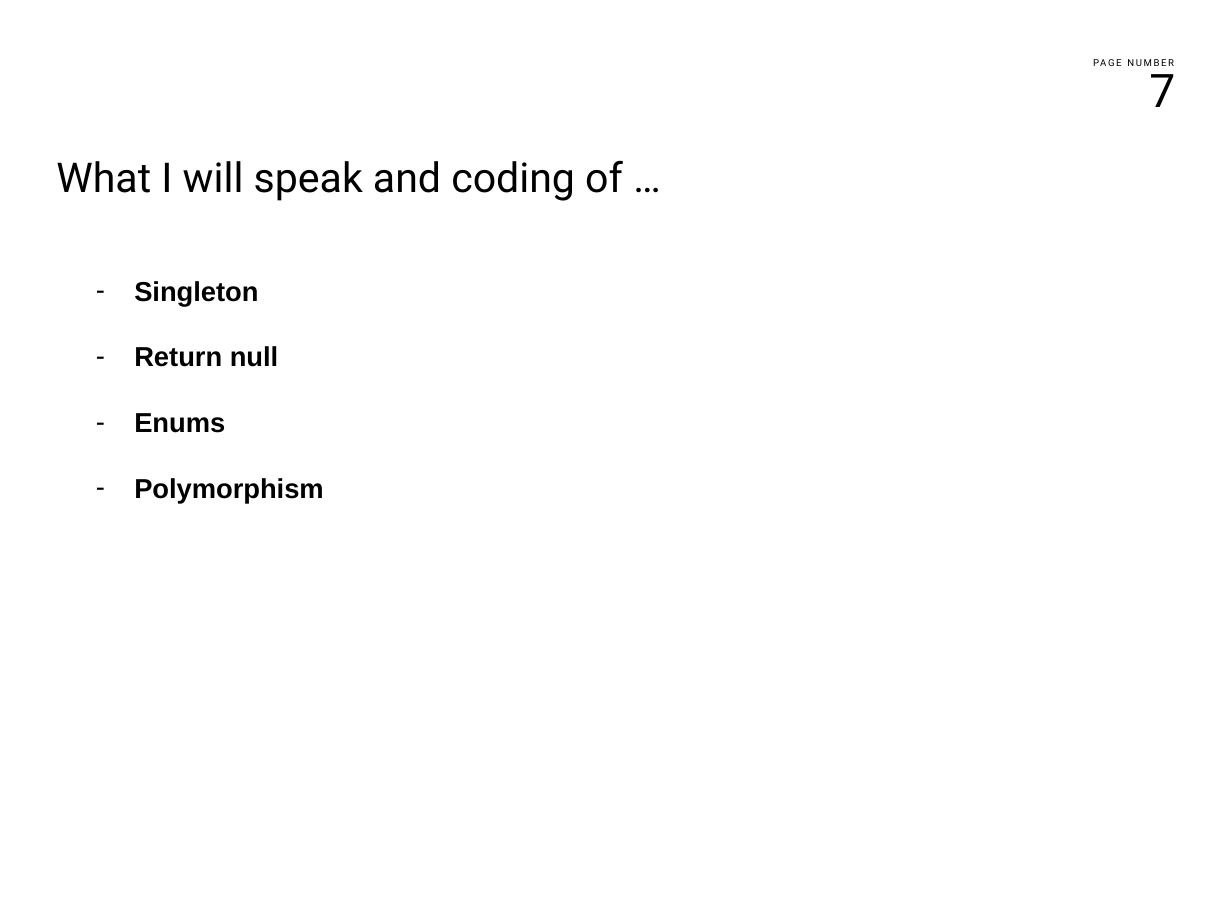
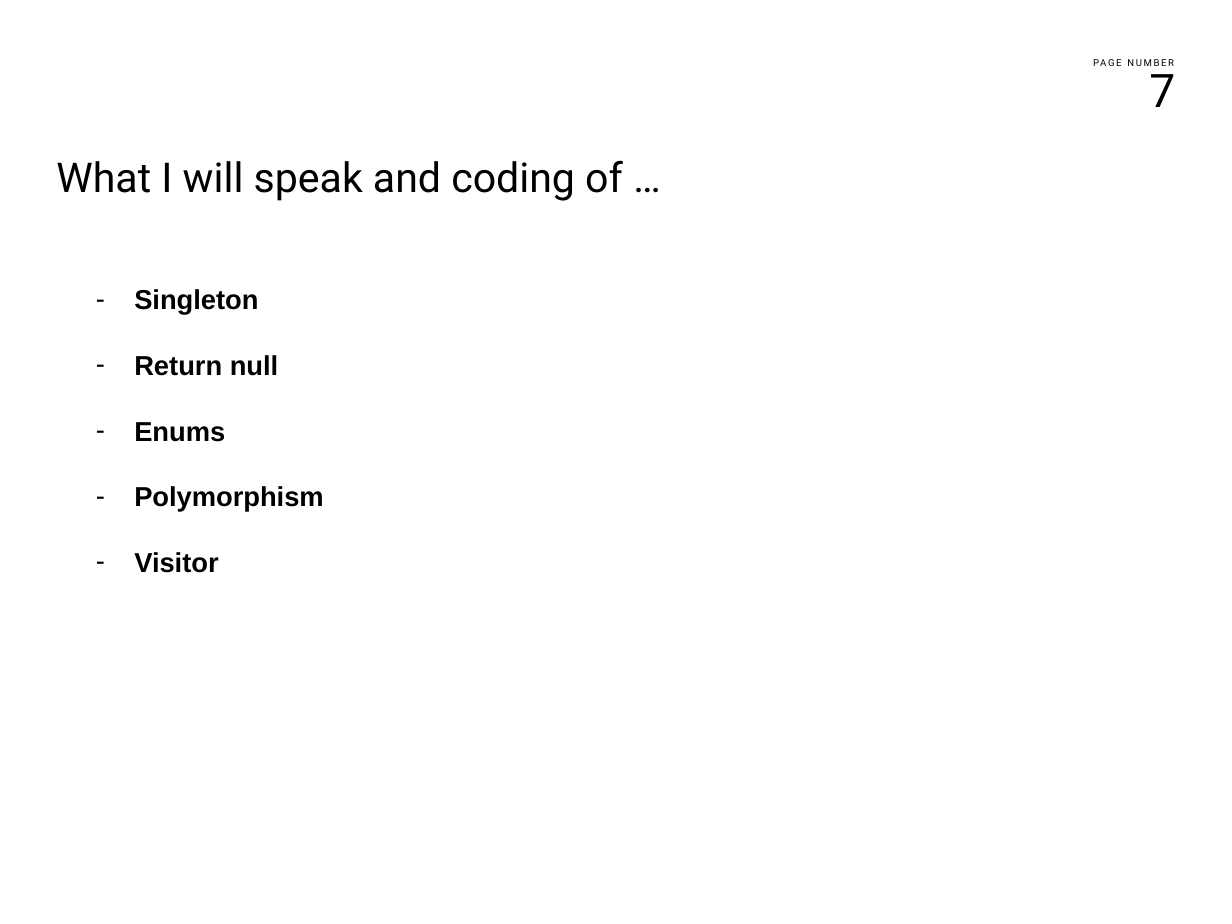
Before and after one commit to franco-melandri/NoIF, a slide deck: slide 7 of docs/noif.pptx. Drawn at 1232x924 pixels with LibreOffice and Linux fonts; fonts in the diff are those of the drawing; background and template pictures are left out. Boxes give left, top, right and bottom in pixels: in the first picture for what was removed or moved away, otherwise in the second. Text is boxed around its words. In the diff, an @@ line names an element or a change of style, - is before the commit and + after.

Commit message:
adding slides for visitor.

```diff
--- a/docs/noif.pptx
+++ b/docs/noif.pptx
@@ text "Singleton": place and size @@
-text "Singleton" at <box>134,281,323,504</box>
+text "Singleton" at <box>134,289,323,573</box>
@@ text at <box>134,552,218,573</box>: paragraph added @@
+– Visitor
```
Also in this commit, not shown: 4 other slides changed, 5 slides added, 4 other files.
